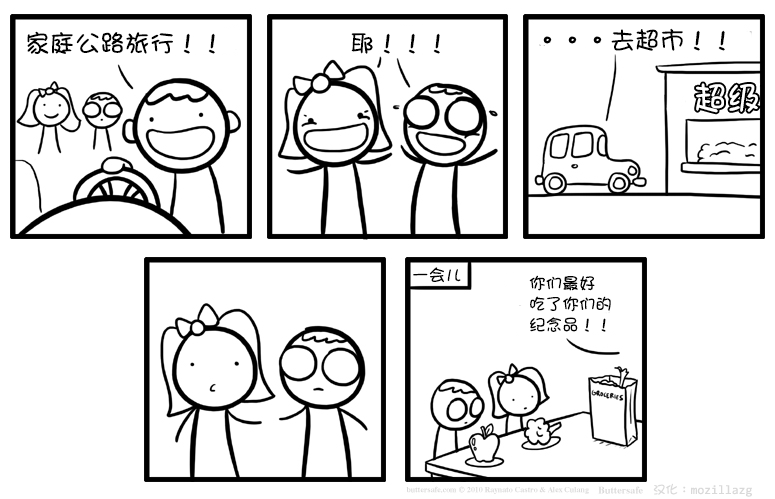
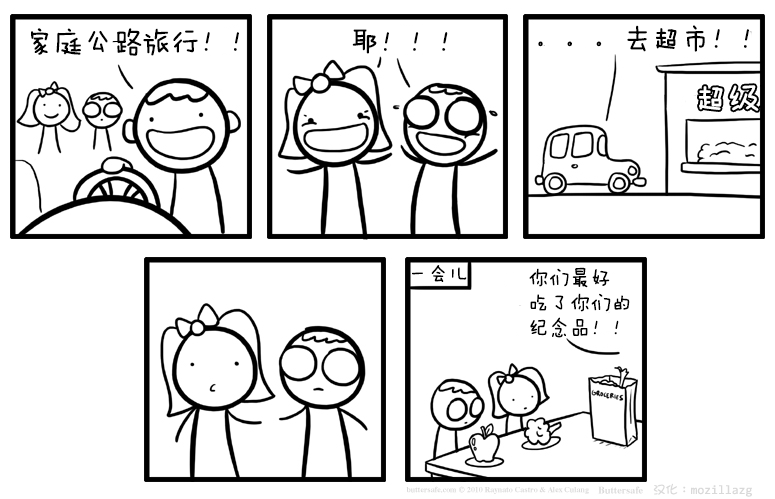
The second 775 × 499 image is a revision of the first. Changes to its layers:
painted on "超级" over (x1=696, y1=83, x2=759, y2=113)
painted on "。。。去超市！！" over (x1=538, y1=25, x2=749, y2=52)
painted on "耶！！！" over (x1=351, y1=29, x2=448, y2=54)
painted on "你们最好 吃了你们的 纪念品！！" over (x1=529, y1=267, x2=630, y2=338)
painted on "一会儿" over (x1=412, y1=265, x2=467, y2=283)
painted on "家庭公路旅行！！" over (x1=27, y1=28, x2=239, y2=56)
